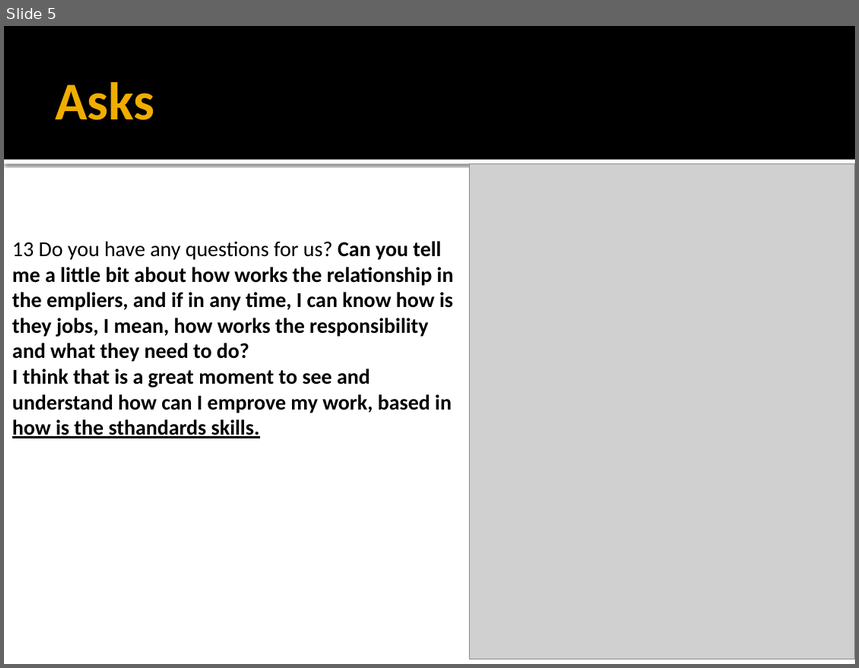
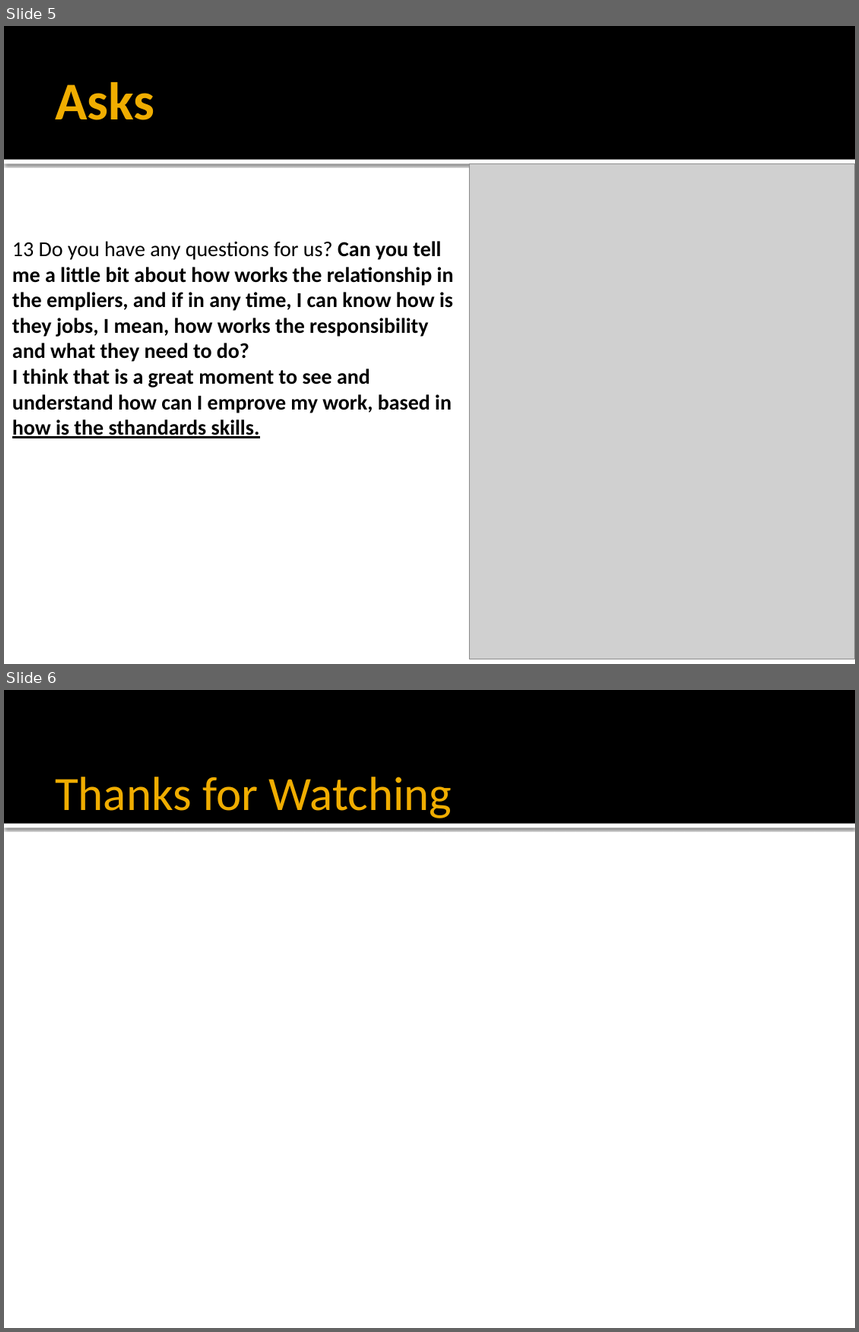
Before and after one commit to SFStarke/Entra21, a slide deck: Entra21_Sérgio/Résumé Questions.pptx. Shown one above the other, each under a label of ours: slide 5 before the commit, slides 5 and 6 after it. The pictures are 859x668 and 859x1332 pixels, drawn with LibreOffice and Linux fonts; fonts in the diff are those of the drawing; grey boxes stand for pictures. Boxes give left, top, right and bottom in pixels: in the first picture for what was removed or moved away, otherwise in the second. Text is boxed around its words. In the diff, an @@ line names an element or a change of style, - is before the commit and + after.

```diff
--- a/Entra21_Sérgio/Résumé Questions.pptx
+++ b/Entra21_Sérgio/Résumé Questions.pptx
@@ slide 6 added at (4, 690, 855, 1328), background #FFFFFF; not listed: 2 template elements that a slide beside it also shows @@
@@ title added at (55, 777, 452, 818), 40.5 pt, text #F0AD00 @@
+Thanks for Watching
```
Also in this commit, not shown: 2 other files.
